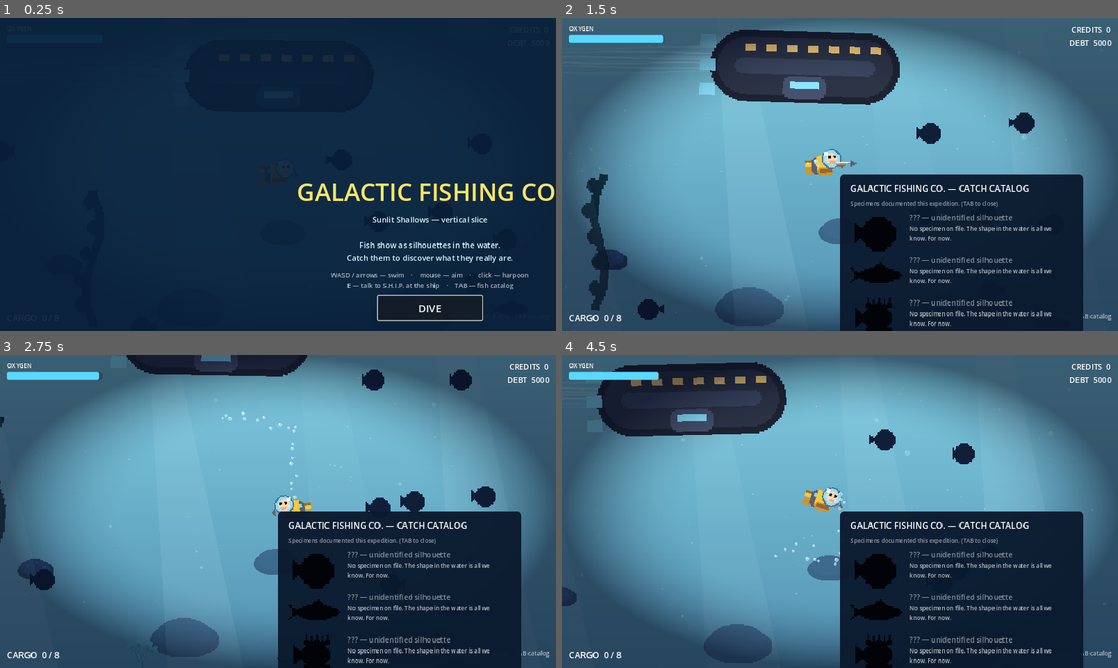
Above: before the commit, frames 1-4 (two rows, left to right).
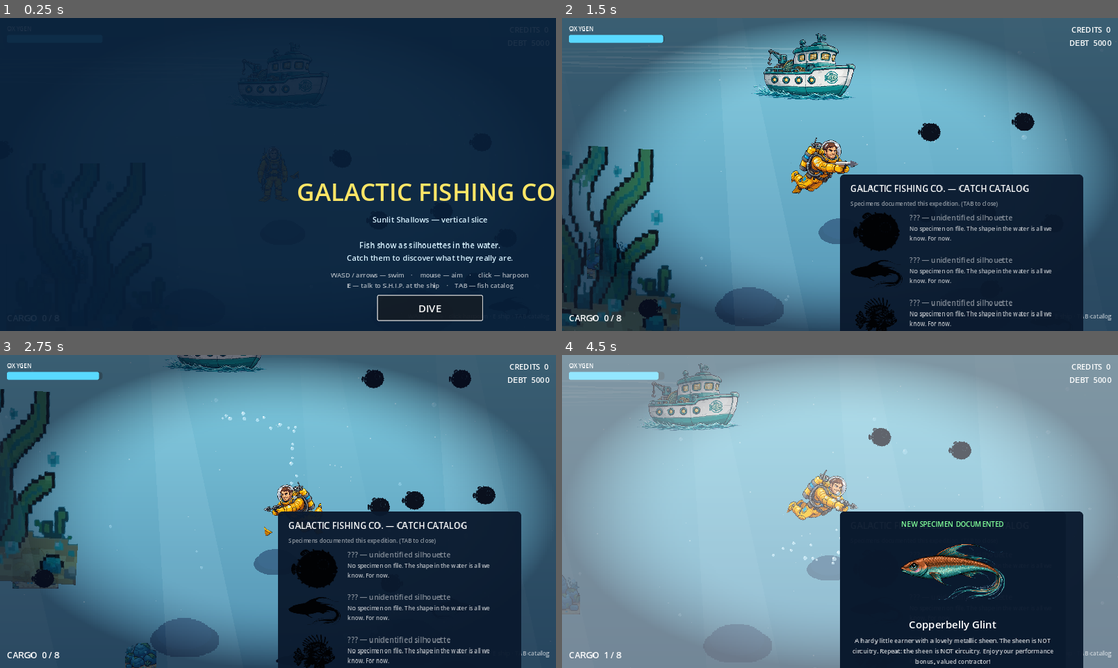
Above: after the commit, the same moments.

Repository: Chowwyie/galactic-fishing-co
Game: Godot game, scene res://scenes/main.tscn
Two runs of this game, one before a commit and one after it. Both use one fixed random seed, a clock stepped at 60 frames per second and the inputs below.
Inputs (mouse positions are in pixels of both pictures, inside the frame that each line leads up to):
- Up to frame 1 (0.25 s): no input
- Up to frame 2 (1.5 s): click "DIVE" at 0.5 s; tap Enter at 1.25 s; move the mouse to (962, 158) at 1.27 s; hold D from 1.28 s (still down); tap Tab at 1.35 s; click (962, 158) at 1.42 s
- Up to frame 3 (2.75 s): move the mouse to (166, 527) at 2.02 s; release D at 2.03 s; hold S from 2.03 s (still down); tap E at 2.1 s
- Up to frame 4 (4.5 s): move the mouse to (895, 442) at 2.77 s; release S at 2.78 s; hold D 2.78-3.53 s; tap Tab at 2.85, 4.35 s; move the mouse to (812, 574) at 3.52 s; hold W 3.53-4.28 s; tap E at 3.6 s; click (812, 574) at 3.67 s; move the mouse to (1006, 558) at 4.27 s; hold A from 4.28 s (still down)

The runs differ from the first frame. In frame 2, 16% of the frame differs, in the area x 0-85%, y 3-100%; in frame 3, 8.5%; in frame 4, 83%, in the area x 0-100%, y 0-100%.

Commit message:
Dave-the-Diver art upgrade: detailed pixel-art diver, fish, environment, ship
- New diver: idle frame + 3-frame swim animation (was 2 programmer-art frames)
- Three fish species get detailed portraits (catalog/capture) + dark Dredge-style
  in-water silhouettes, each with unique body shape
- Environment: keyed tile art for seaweed (2 sway frames), foreground seaweed,
  rocks, 3 corals, anemone, sand; rescaled all placement scales for the
  larger art, preserving 4-layer parallax, rays, particles, fog, sway
- New ship sprite, rescaled to fit the surface
- serve_web.py: document cloudflared quick-tunnel setup

Diff:
--- a/scripts/environment.gd
+++ b/scripts/environment.gd
@@ -65,7 +65,7 @@
 	for i in range(8):
 		var c: Texture2D = load("res://assets/sprites/coral_%d.png" % (i % 3))
 		var s := _spr(c, Vector2(randf_range(0, ZONE_W), randf_range(900, 1500)),
-			randf_range(1.5, 2.5), Color(0.45, 0.60, 0.85, 0.35))
+			randf_range(0.5, 0.9), Color(0.45, 0.60, 0.85, 0.35))
 		far.add_child(s)
 
 func _build_mid() -> void:
@@ -76,11 +76,11 @@
 	var rock: Texture2D = load("res://assets/sprites/rock.png")
 	for i in range(12):
 		mid.add_child(_spr(rock, Vector2(randf_range(0, ZONE_W), randf_range(500, 1500)),
-			randf_range(1.5, 2.6), Color(0.42, 0.58, 0.82, 0.80)))
+			randf_range(0.4, 0.7), Color(0.42, 0.58, 0.82, 0.80)))
 	for i in range(10):
 		var c: Texture2D = load("res://assets/sprites/coral_%d.png" % (i % 3))
 		mid.add_child(_spr(c, Vector2(randf_range(0, ZONE_W), randf_range(700, 1520)),
-			randf_range(1.5, 2.5), Color(0.65, 0.78, 0.95, 0.85)))
+			randf_range(0.5, 0.9), Color(0.65, 0.78, 0.95, 0.85)))
 
 func _build_gameplay_plane() -> void:
 	# sandy floor (two rows of tiles)
@@ -108,7 +108,7 @@
 		sf.add_frame("sway", sw1)
 		a.sprite_frames = sf
 		a.play("sway")
-		a.scale = Vector2(2.5, 2.5)
+		a.scale = Vector2(0.75, 0.75)
 		a.position = Vector2(randf_range(20, ZONE_W - 20), randf_range(1420, 1490))
 		add_child(a)
 		weeds.append({"node": a, "phase": randf() * TAU})
@@ -116,11 +116,11 @@
 	var rock: Texture2D = load("res://assets/sprites/rock.png")
 	for i in range(14):
 		add_child(_spr(rock, Vector2(randf_range(0, ZONE_W), randf_range(1350, 1500)),
-			randf_range(1.5, 3.0)))
+			randf_range(0.4, 0.8)))
 	for i in range(10):
 		var c: Texture2D = load("res://assets/sprites/coral_%d.png" % (i % 3))
 		add_child(_spr(c, Vector2(randf_range(0, ZONE_W), randf_range(1380, 1500)),
-			randf_range(1.2, 2.2)))
+			randf_range(0.5, 0.9)))
 
 func _build_foreground() -> void:
 	var pb := get_child(0) as ParallaxBackground
@@ -138,7 +138,7 @@
 		sf.add_frame("sway", f1)
 		a.sprite_frames = sf
 		a.play("sway")
-		a.scale = Vector2(randf_range(3.0, 5.0), randf_range(3.0, 5.0))
+		a.scale = Vector2(randf_range(1.0, 1.8), randf_range(1.0, 1.8))
 		a.position = Vector2(randf_range(-100, ZONE_W + 100), randf_range(100, 1500))
 		a.modulate = Color(0.35, 0.55, 0.65, 0.85)
 		fg.add_child(a)
--- a/scripts/fish.gd
+++ b/scripts/fish.gd
@@ -28,7 +28,7 @@
 	sprite = AnimatedSprite2D.new()
 	sprite.sprite_frames = sf
 	sprite.play("swim")
-	sprite.scale = Vector2(3, 3)
+	sprite.scale = Vector2(0.75, 0.75)
 	add_child(sprite)
 	# collision shape sized to silhouette
 	var shape := CollisionShape2D.new()
@@ -87,9 +87,9 @@
 	global_position.x = clampf(global_position.x, 40.0, 2520.0)
 	global_position.y = clampf(global_position.y, 120.0, 1470.0)
 	if vel.x < -5.0:
-		sprite.scale.x = -3.0
+		sprite.scale.x = -0.75
 	elif vel.x > 5.0:
-		sprite.scale.x = 3.0
+		sprite.scale.x = 0.75
 
 func catch() -> void:
 	caught = true
--- a/scripts/player.gd
+++ b/scripts/player.gd
@@ -26,17 +26,22 @@
 func _ready() -> void:
 	collision_layer = 1
 	collision_mask = 0
-	# swim animation frames
+	# diver animation frames: idle + 3-frame swim (Dave the Diver style art)
 	var sf := SpriteFrames.new()
+	sf.add_animation("idle")
+	sf.set_animation_speed("idle", 4.0)
+	sf.set_animation_loop("idle", true)
+	sf.add_frame("idle", load("res://assets/sprites/diver_idle.png"))
 	sf.add_animation("swim")
-	sf.set_animation_speed("swim", 7.0)
+	sf.set_animation_speed("swim", 8.0)
 	sf.set_animation_loop("swim", true)
-	sf.add_frame("swim", load("res://assets/sprites/diver_0.png"))
-	sf.add_frame("swim", load("res://assets/sprites/diver_1.png"))
+	sf.add_frame("swim", load("res://assets/sprites/diver_swim_0.png"))
+	sf.add_frame("swim", load("res://assets/sprites/diver_swim_1.png"))
+	sf.add_frame("swim", load("res://assets/sprites/diver_swim_2.png"))
 	sprite = AnimatedSprite2D.new()
 	sprite.sprite_frames = sf
-	sprite.play("swim")
-	sprite.scale = Vector2(3, 3)
+	sprite.play("idle")
+	sprite.scale = Vector2(0.85, 0.85)
 	add_child(sprite)
 	# bubble trail
 	bubbles = CPUParticles2D.new()
@@ -90,7 +95,7 @@
 	if m.distance_squared_to(global_position) > 4.0:
 		aim_dir = (m - global_position).normalized()
 	sprite.rotation = aim_dir.angle()
-	sprite.scale.y = -3.0 if aim_dir.x < 0.0 else 3.0
+	sprite.scale.y = -0.85 if aim_dir.x < 0.0 else 0.85
 	# movement
 	var mv := Vector2.ZERO
 	if Input.is_physical_key_pressed(KEY_A) or Input.is_physical_key_pressed(KEY_LEFT):
@@ -127,6 +132,9 @@
 	swim_t += delta * (10.0 if mv.length_squared() > 0.0 else 2.0)
 	sprite.position.y = sin(bob_t * 2.2) * 3.0
 	sprite.speed_scale = 1.6 if mv.length_squared() > 0.0 else 0.5
+	var want := "swim" if mv.length_squared() > 0.0 else "idle"
+	if sprite.animation != want:
+		sprite.play(want)
 	bubbles.emitting = mv.length_squared() > 0.0
 	# camera lookahead + gentle drift
 	var look := aim_dir * 55.0 + velocity * 0.12
--- a/scripts/ship.gd
+++ b/scripts/ship.gd
@@ -29,7 +29,7 @@
 	# physical ship sprite bobbing at the surface
 	ship = Sprite2D.new()
 	ship.texture = load("res://assets/sprites/ship.png")
-	ship.scale = Vector2(4, 4)
+	ship.scale = Vector2(0.5, 0.5)
 	ship.position = Vector2(1280, ship_base_y)
 	game.world.add_child(ship)
 	# dialogue panel (bottom strip)
Binary file changed: assets/sprites/coral_0.png
Binary file changed: assets/sprites/coral_1.png
Binary file changed: assets/sprites/coral_2.png
Binary file added: assets/sprites/diver_idle.png
Not shown, added: assets/sprites/diver_idle.png.import
Binary file added: assets/sprites/diver_swim_0.png
Not shown, added: assets/sprites/diver_swim_0.png.import
Binary file added: assets/sprites/diver_swim_1.png
Not shown, added: assets/sprites/diver_swim_1.png.import
Binary file added: assets/sprites/diver_swim_2.png
Not shown, added: assets/sprites/diver_swim_2.png.import
Binary file changed: assets/sprites/fish_orange_0.png
(and 25 more such lines)
